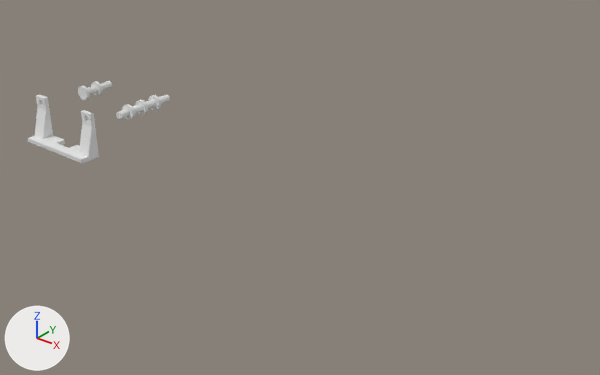
A saved change to the Blender file Modules/Whistle/Models/Slide Whistle/Body.blend.
Rendered twice from a 50 mm camera at (17.0, -24.5, 17.3) aimed at (-2.5, -0.1, 2.2). Arrows for +X, +Y and +Z are at lower left; the lights stay in place.

Objects in the first picture: 'GearSupport24', 'GearSupport3', 'MotorHolder'.
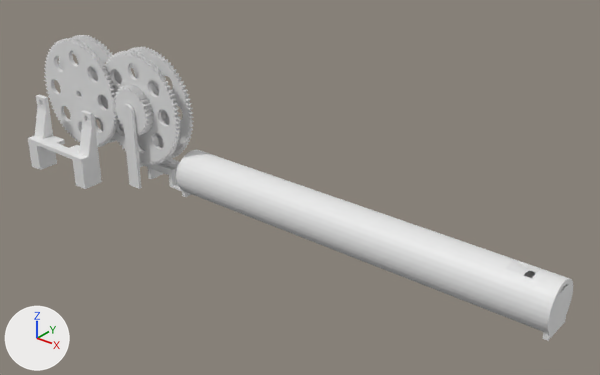
Changed parts and their boxes (x1, y1, x2, y2) in the pictures (600 x 375 px):
'FluteBegin', shown: after (334, 204, 573, 341)
'FluteEnd', shown: after (176, 150, 357, 252)
'Gear2', shown: after (101, 50, 181, 165)
'Gear1-Motor', shown: after (44, 38, 118, 147)
'Gear4', shown: after (129, 47, 194, 159)
'MotorHolderPillar', added: after (28, 142, 102, 189)
'GearSupport2Pillar', added: after (122, 113, 142, 189)
'Gear3', shown: after (58, 35, 124, 143)
'GearSupport24', deleted: before (116, 95, 170, 120)
'FlatGearSupport', added: after (126, 154, 182, 191)
'GearSupport3', deleted: before (78, 81, 112, 100)
'GearSupport3Pillar', added: after (79, 92, 135, 120)
'Gear5-Flat', shown: after (139, 146, 180, 173)

Edits to the bpy script that builds the scene:
```text
Add me_cube_001:
    me_cube_001.from_pydata(...)  # 102 vertices, 96 faces; spans x -426.0..522.0, y -100.0..80.0, z -185.0..24.0
Add me_cylinder_004:
    me_cylinder_004.from_pydata(...)  # 60 vertices, 70 faces; spans x -0.39..0.39, y -4.32..-0.08, z 2.85..3.35
Add me_cylinder_003:
    me_cylinder_003.from_pydata(...)  # 772 vertices, 710 faces; spans x -4.67..0.4, y -0.4..0.4, z -4.93..3.35
Add me_cube_004:
    me_cube_004.from_pydata(...)  # 48 vertices, 40 faces; spans x -393.0..393.0, y -157.0..30.0, z -557.0..-307.0
Change ob_flutebegin:
    remove ob_flutebegin.hide_set(True)  # its collection is switched off
Change ob_fluteend:
    remove ob_fluteend.hide_set(True)  # its collection is switched off
Change ob_gear5_flat:
    remove ob_gear5_flat.hide_set(True)  # its collection is switched off
Change ob_gear2:
    remove ob_gear2.hide_set(True)  # its collection is switched off
Change ob_gear4:
    remove ob_gear4.hide_set(True)  # its collection is switched off
Change ob_gear1_motor:
    remove ob_gear1_motor.hide_set(True)  # its collection is switched off
Change ob_gear3:
    remove ob_gear3.hide_set(True)  # its collection is switched off
Remove ob_gearsupport24:
    ob_gearsupport24 = bpy.data.objects.new('GearSupport24', me_cylinder_020)
    ob_gearsupport24.location = (-11.5, -0.47, 3.78)
    ob_gearsupport24.rotation_euler = (1.571, 0.0, 0.0)  # degrees (90, 0, 0)
    ob_gearsupport24.scale = (0.875, 0.875, 0.299)
Remove ob_gearsupport3:
    ob_gearsupport3 = bpy.data.objects.new('GearSupport3', me_cylinder_021)
    ob_gearsupport3.location = (-15.24, -0.87, 3.78)
    ob_gearsupport3.rotation_euler = (1.571, 0.0, 0.0)  # degrees (90, 0, 0)
    ob_gearsupport3.scale = (0.875, 0.875, 0.299)
Add ob_flatgearsupport:
    ob_flatgearsupport = bpy.data.objects.new('FlatGearSupport', me_cube_001)
    ob_flatgearsupport.location = (-11.31, 0.05, 0.82)
    ob_flatgearsupport.scale = (0.00443, 0.00443, 0.00443)
Add ob_gearsupport2pillar:
    ob_gearsupport2pillar = bpy.data.objects.new('GearSupport2Pillar', me_cylinder_004)
    ob_gearsupport2pillar.location = (-11.5, -0.47, 3.78)
    ob_gearsupport2pillar.rotation_euler = (1.571, 0.0, 0.0)  # degrees (90, 0, 0)
    ob_gearsupport2pillar.scale = (0.875, 0.875, 0.299)
Add ob_gearsupport3pillar:
    ob_gearsupport3pillar = bpy.data.objects.new('GearSupport3Pillar', me_cylinder_003)
    ob_gearsupport3pillar.location = (-11.5, -0.47, 3.78)
    ob_gearsupport3pillar.rotation_euler = (1.571, 0.0, 0.0)  # degrees (90, 0, 0)
    ob_gearsupport3pillar.scale = (0.875, 0.875, 0.299)
Add ob_motorholderpillar:
    ob_motorholderpillar = bpy.data.objects.new('MotorHolderPillar', me_cube_004)
    ob_motorholderpillar.location = (-15.24, -2.26, 2.98)
    ob_motorholderpillar.scale = (0.00535, 0.00535, 0.00535)
```
